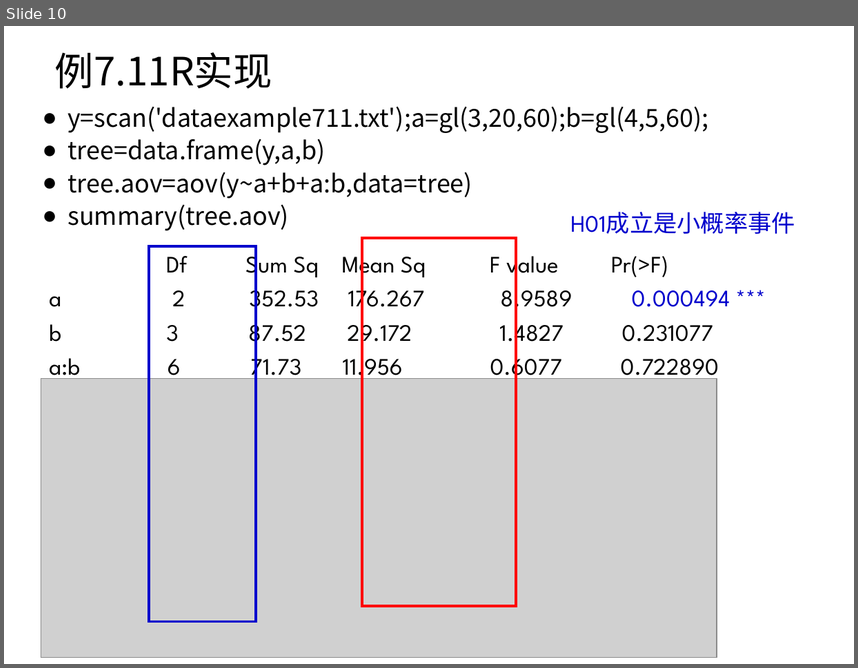
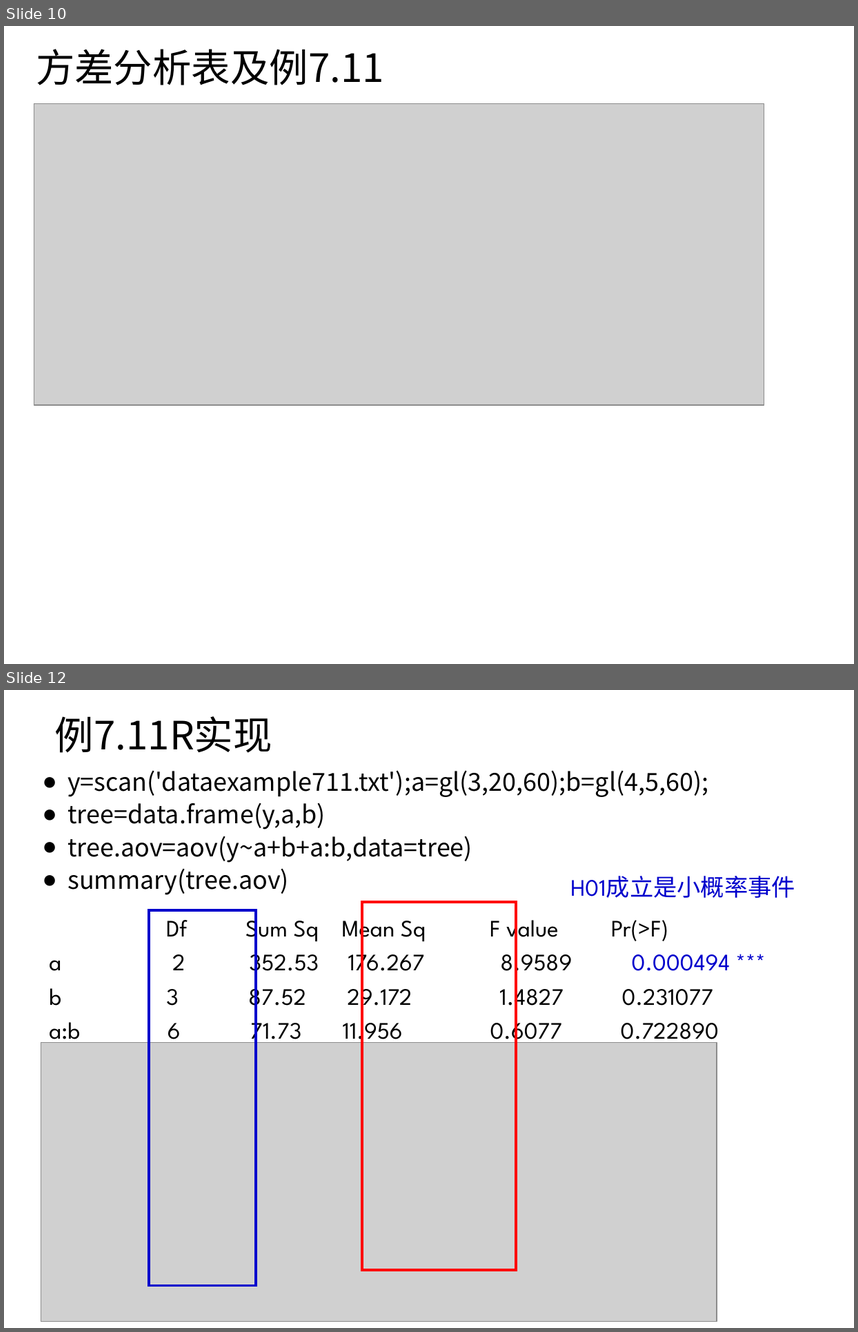
Before and after one commit to shfkuang/shfkuang.github.io, a slide deck: sc2019/scch73.ppt. Shown one above the other, each under a label of ours: slide 10 before the commit, slides 10 and 12 after it; the slides between them are not shown. The pictures are 858x668 and 858x1332 pixels, drawn with LibreOffice and Linux fonts; fonts in the diff are those of the drawing; grey boxes stand for pictures. Boxes give left, top, right and bottom in pixels: in the first picture for what was removed or moved away, otherwise in the second. Text is boxed around its words. In the diff, an @@ line names an element or a change of style, - is before the commit and + after.

```diff
--- a/sc2019/scch73.ppt
+++ b/sc2019/scch73.ppt
@@ slide 10 added at <box>4,26,854,664</box>, background #FFFFFF @@
@@ title added at <box>36,49,384,85</box>, 33 pt, text #000000 @@
+方差分析表及例7.11
@@ picture added at <box>34,103,764,404</box> @@
@@ what was slide 10 is now slide 12 @@
```
Also in this commit, not shown: 2 slides changed, 7 other slides added, 3 slides removed, 3 other files.
